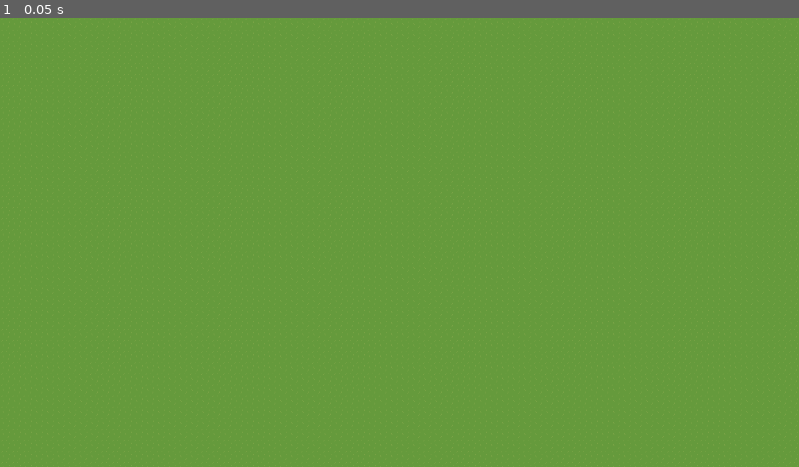
Above: before the commit, frame 1.
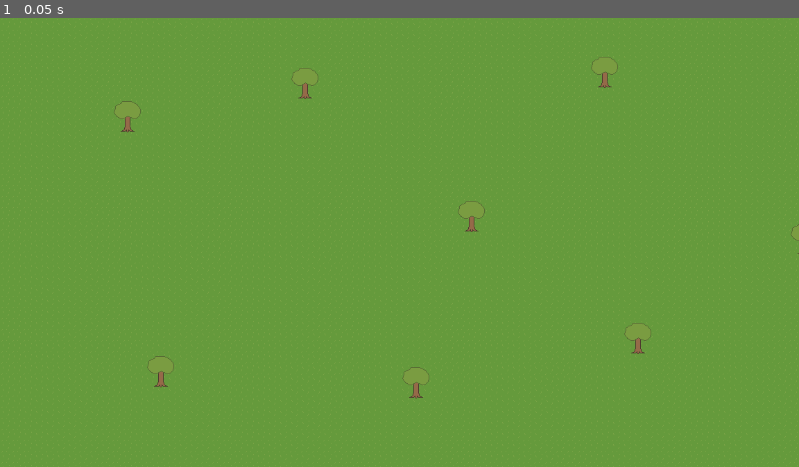
Above: after the commit, the same moment.

Repository: Ironash01/sandee_repo
Game: Godot game, scene res://scenes/world.tscn
Two runs of this game, one before a commit and one after it. Both use one fixed random seed, a clock stepped at 60 frames per second and the inputs below. The project has no main scene, so this scene is started directly.
Inputs:
- Up to frame 1 (0.05 s): no input

The runs differ from the first frame. In frame 1, 0.3% of the frame differs, in the area x 14-100%, y 8-85%.

Commit message:
rough foliage gen

Diff:
--- a/sandee/scenes/world.tscn
+++ b/sandee/scenes/world.tscn
@@ -18,6 +18,7 @@
 1:0/0/terrains_peering_bit/top_left_corner = 0
 1:0/0/terrains_peering_bit/top_side = 0
 1:0/0/terrains_peering_bit/top_right_corner = 0
+1:0/0/custom_data_0 = 2
 0:1/0 = 0
 0:1/0/terrain_set = 0
 0:1/0/terrain = 1
@@ -29,6 +30,7 @@
 0:1/0/terrains_peering_bit/top_left_corner = 1
 0:1/0/terrains_peering_bit/top_side = 1
 0:1/0/terrains_peering_bit/top_right_corner = 1
+0:1/0/custom_data_0 = 1
 1:1/0 = 0
 1:1/0/terrain_set = 0
 1:1/0/terrain = 2
@@ -40,6 +42,7 @@
 1:1/0/terrains_peering_bit/top_left_corner = 2
 1:1/0/terrains_peering_bit/top_side = 2
 1:1/0/terrains_peering_bit/top_right_corner = 2
+1:1/0/custom_data_0 = 3
 
 [sub_resource type="TileSet" id="TileSet_71j4m"]
 terrain_set_0/mode = 0
@@ -49,6 +52,8 @@
 terrain_set_0/terrain_1/color = Color(0, 0.9260455, 0.22622243, 1)
 terrain_set_0/terrain_2/name = "Snow"
 terrain_set_0/terrain_2/color = Color(0.50929177, 0.80751675, 0.98160535, 1)
+custom_data_layer_0/name = "terrain_type"
+custom_data_layer_0/type = 2
 sources/0 = SubResource("TileSetAtlasSource_k0juu")
 
 [sub_resource type="TileSetAtlasSource" id="TileSetAtlasSource_71j4m"]
--- a/sandee/scripts/world.gd
+++ b/sandee/scripts/world.gd
@@ -2,10 +2,15 @@
 
 enum Terrain { Water, Plain, Desert, Snowy }
 
-# Thresholds for Terrain Gen
+# For Terrain Gen
 const WATER_THRESHOLD: float = 0.33
 const SNOW_THRESHOLD: float = 0.38
 const SAND_THRESHOLD: float = 0.2
+const FORCED_PLAINS_RADIUS: float = 128 # range of forced plains area
+
+# For Foliage Gen
+const FOLIAGE_SPACING: float = 16 # average spacing between foliage
+const REJECTION_THRESHOLD: int = 30 # samples before rejection
 
 # Exports
 @export var seed: int = 1234
@@ -41,10 +46,10 @@
 	var cell_offset = Vector2i(width, height) / 2 # Tilemap center
 
 	# Iterate through all cells
-	for x in range(width):
-		for y in range(height):
+	for x in width:
+		for y in height:
 			var cell = Vector2i(x, y)
-			var distance_from_spawn = clampf(1 - (cell.distance_to(cell_offset) / 128), 0, 1)
+			var distance_from_spawn = clampf(1 - (cell.distance_to(cell_offset) / FORCED_PLAINS_RADIUS), 0, 1)
 			var humid = humidity.get_noise_2d(x, y) * 0.5 + 0.5
 			var temp = temperature.get_noise_2d(x, y) * 0.5 + 0.5
 			var alt = altitude.get_noise_2d(x, y) * 0.5 + 0.5 + distance_from_spawn * WATER_THRESHOLD
@@ -81,4 +86,97 @@
 	return terrain
 
 func _place_foliage():
-	pass
+	var points: PackedVector2Array = _generate_points()
+
+	for point in points:
+		var int_point = Vector2i(point)
+		var cell_offset = Vector2i(width, height) / 2 # Tilemap center
+
+		editable_layer.set_cell(int_point - cell_offset, 0, Vector2i.ZERO)
+
+func _generate_points() -> PackedVector2Array:
+	# use poisson disc sampling to place foliage
+	# based on https://www.cs.ubc.ca/~rbridson/docs/bridson-siggraph07-poissondisk.pdf
+	var cell_size: float = FOLIAGE_SPACING / sqrt(2)
+
+	# Spatial grid for quick distance checks
+	var grid_width: int = ceili(width / cell_size)
+	var grid_height: int = ceili(height / cell_size)
+	print("grid_width: ", grid_width, " grid_height: ", grid_height)
+	var grid: PackedInt32Array = PackedInt32Array()
+	grid.resize(grid_width * grid_height)
+	grid.fill(-1)
+
+	# Points generated
+	var points: PackedVector2Array = PackedVector2Array()
+	var spawn_points: PackedInt32Array = PackedInt32Array() # points to generate new points from
+
+	# Initial point
+	var initial_point: Vector2 = Vector2(rng.randf_range(0, width), rng.randf_range(0, height))
+	points.append(initial_point)
+	spawn_points.append(0)
+	grid[_point_to_cell_index(initial_point, cell_size, grid_width, grid_height)] = 0
+
+	while not spawn_points.is_empty(): # while there's still points to generate from
+		# pick random point from spawn points
+		var spawn_point_index: int = rng.randi_range(0, spawn_points.size() - 1)
+		var spawn_center: Vector2 = points[spawn_points[spawn_point_index]]
+		var point_accepted: bool = false
+
+		# until rejection
+		for i in REJECTION_THRESHOLD:
+			# generate random point r ~ 2r away from spawn point
+			var r: float = rng.randf_range(FOLIAGE_SPACING, FOLIAGE_SPACING * 2)
+			var a: float = rng.randf() * TAU
+			var new_point: Vector2 = spawn_center + Vector2.from_angle(a) * r
+
+			if _is_valid_point(new_point, cell_size, grid_width, grid_height, points, grid):
+				# add point in if valid and also add as spawn point
+				spawn_points.append(points.size())
+				grid[_point_to_cell_index(new_point, cell_size, grid_width, grid_height)] = points.size()
+				points.append(new_point)
+				point_accepted = true
+				break
+
+		# remove spawn point if nothing was accepted
+		if not point_accepted:
+			spawn_points.remove_at(spawn_point_index)
+
+	return points
+
+func _is_valid_point(point: Vector2, cell_size: float, grid_width: int, grid_height: int, points: PackedVector2Array, grid: PackedInt32Array) -> bool:
+	if point.x >= 0 and point.x < width and point.y >= 0 and point.y < height: # check if inside
+		# check if in water
+		var cell_offset = Vector2i(width, height) / 2
+		if ground_layer.get_cell_source_id(Vector2i(point) - cell_offset) == -1:
+			return false
+
+		# convert to cell coords to get search space
+		var cell_x: int = floori(point.x / cell_size)
+		var cell_y: int = floori(point.y / cell_size)
+
+		var search_start_x: int = maxi(0, cell_x - 2)
+		var search_end_x: int = mini(cell_x + 2, grid_width - 1)
+		var search_start_y: int = maxi(0, cell_y - 2)
+		var search_end_y: int = mini(cell_y + 2, grid_height - 1)
+
+		# discard if points are too close
+		for x in range(search_start_x, search_end_x + 1):
+			for y in range(search_start_y, search_end_y + 1):
+				var point_index: int = grid[x + y * grid_width]
+				if point_index != -1:
+					var dist: float = point.distance_squared_to(points[point_index])
+					if dist < FOLIAGE_SPACING * FOLIAGE_SPACING:
+						return false
+
+		return true
+	else: # not inside. not valid
+		return false
+
+func _point_to_cell_index(point: Vector2, cell_size: float, grid_width: int, grid_height: int) -> int:
+	# Returns the corresponding index for the point
+	var x: int = floori(point.x / cell_size)
+	var y: int = floori(point.y / cell_size)
+	assert(x < grid_width, "Out of bounds: x")
+	assert(y < grid_height, "Out of bounds. y = %.3f. grid_y = %f. cell_size = %f" % [point.y, point.y / cell_size, cell_size])
+	return x + y * grid_width
